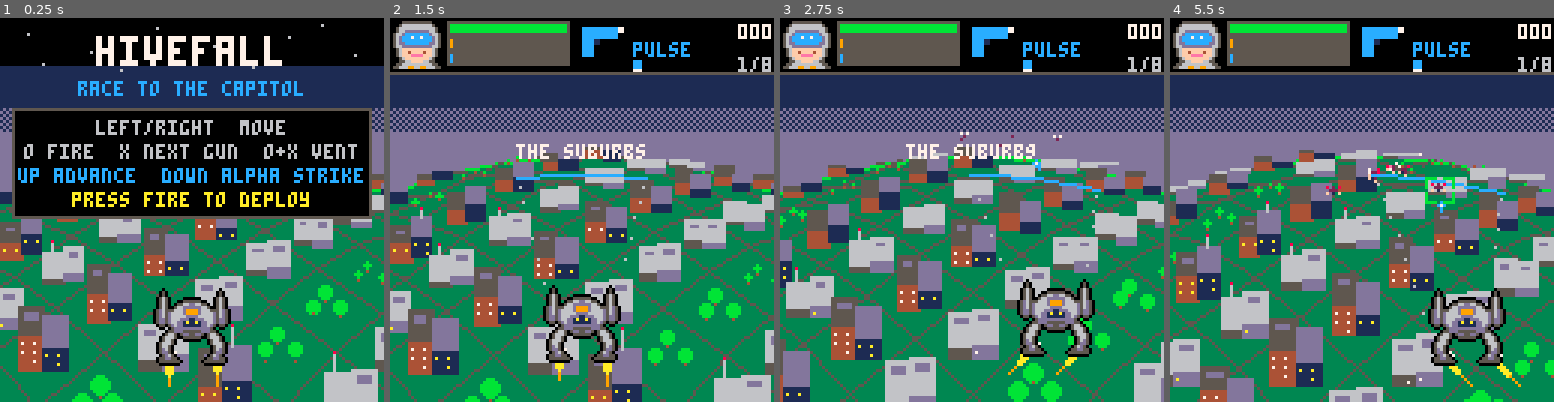
Above: before the commit, frames 1-4 (left to right).
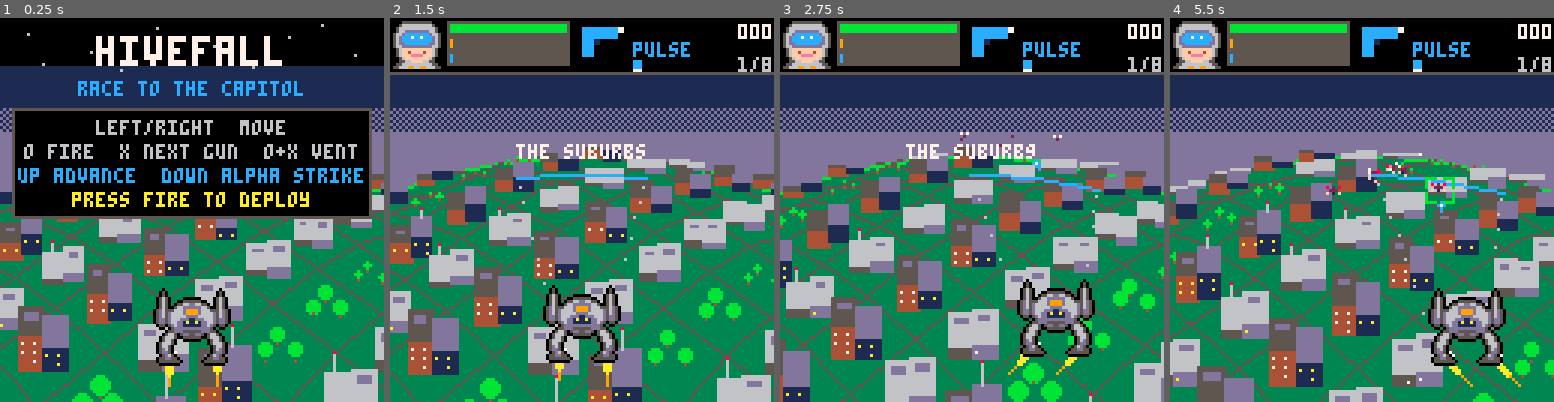
Above: after the commit, the same moments.

Repository: drachis/carts
Game: PICO-8 cartridge proj/hivefall/hivefall.p8
Same seed, same stepped clock (60 frames per second), same inputs: the game is played once before the commit and once after it.
Inputs:
- Up to frame 1 (0.25 s): no input
- Up to frame 2 (1.5 s): tap X (X key) at 0.33, 1.07 s; tap O (Z key) at 0.7 s
- Up to frame 3 (2.75 s): hold Right 1.6-2.1 s; tap O (Z key) at 1.7, 2.1, 2.5 s; tap X (X key) at 1.85 s; hold Up 2.15-2.42 s; hold Right from 2.47 s (still down)
- Up to frame 4 (5.5 s): tap O (Z key) every 0.4 s from 2.9 to 5.3 s; tap X (X key) at 2.97, 4.08, 5.2 s; release Right at 3.03 s; hold Left 3.08-3.58 s; hold Down 3.63-3.97 s; hold Right 4.02-4.68 s; hold Up 4.73-5.03 s; hold Left from 5.08 s (still down)

The runs differ from the first frame. In frame 1, 0.2% of the frame differs, in the area x 40-49%, y 92-100%; in frame 2, 0.3%; in frame 3, 0.6%, in the area x 42-82%, y 89-100%; in frame 4, 0.5%.

Commit message:
hivefall: towers slide off the bottom of the screen instead of popping out
test_city now rolls the capitol and measures the largest one-frame loss
of tower pixels in the bottom strip: 23% before this change, 3% after;
it fails above 15%.

Co-Authored-By: Claude Opus 5.5 <noreply@anthropic.com>

Diff:
--- a/proj/hivefall/tests/test_city.lua
+++ b/proj/hivefall/tests/test_city.lua
@@ -2,6 +2,12 @@
 -- the hill, for screenshots (city_100.png .. city_10.png), and what a full
 -- screen of towers costs. it checks the drawing runs at every state; whether
 -- the damage reads is for looking at the pictures.
+--
+-- then, at the capitol where towers are tallest, it rolls the city on
+-- and counts the tower pixels in a strip at the bottom of the screen
+-- every frame. a row of towers leaving the bottom should slide out of
+-- that strip; if the count ever falls by more than 15% in one frame,
+-- the towers popped out, and the test fails.
 
 function btn() return false end
 btnp=btn
@@ -14,8 +20,21 @@
 local states={100,70,40,10}
 -- a foe parked behind the crest keeps the city rolling for the pictures
 local parked
+local before,worst_drop=nil,0
 
 function _draw() end
+
+-- how many pixels in the bottom strip are not grass, road or tree
+function towers_at_bottom()
+ local count=0
+ for y=100,127,3 do
+  for x=0,127,2 do
+   local colour=pget(x,y)
+   if colour!=3 and colour!=5 and colour!=11 then count+=1 end
+  end
+ end
+ return count
+end
 
 function _update60()
  n+=1
@@ -25,17 +44,30 @@
   parked=spawn_foe(enemy_specs.skitter,0,far_z+2,0)
  end
  local shot=n\40+1
- city=states[shot] or 10
+ city=states[shot] or 100
  parked.z=far_z+2
  -- the suburbs untouched, then the capitol at three states of ruin
  wave=shot==1 and 1 or 8
+ -- the mech is moved aside so it is not counted as a tower
+ if n>170 then player.x=-200 end
  game_update()
  game_draw()
  if n%40==30 and states[shot] then
   printh("city at "..city..": cpu "..stat(1).." fps "..stat(7))
   dump_screen("city_"..city)
  end
- if n==170 then
+ if n>180 then
+  local now=towers_at_bottom()
+  if before and before>60 then
+   worst_drop=max(worst_drop,(before-now)/before)
+  end
+  before=now
+ end
+ if n==460 then
+  printh("largest one-frame loss of towers at the bottom: "..flr(worst_drop*100).."%")
+  if worst_drop>0.15 then
+   printh("error: towers popped out at the bottom of the screen")
+  end
   printh("ok city")
   extcmd("shutdown")
  end
--- a/proj/hivefall/world.lua
+++ b/proj/hivefall/world.lua
@@ -83,14 +83,14 @@
 
  local slide=travel/0.625%1
  local turn=travel\0.625
- for k=8,-1,-1 do
-  -- the front edge runs on off the bottom of the screen. 0.45 is far
-  -- enough for the tallest tower to leave it, and keeps depth well away
-  -- from 0, where the projection has no answer
-  local front=max(1.1+(k-slide)*0.625,0.45)
-  local back=min(1.525+(k-slide)*0.625,far_z)
+ -- rows are drawn to three below the mech's line: the tallest tower's
+ -- top is still on screen until its foot is that far past the bottom
+ -- edge, and a row dropped sooner makes its towers pop out
+ for k=8,-3,-1 do
+  local front=1.1+(k-slide)*0.625
+  local back=min(front+0.425,far_z)
   if back>front then
-   local row=(k+turn)%8
+   local row=(k+turn+8)%8
    for column=row%2,9,2 do
     local left=column*20-98
     local seed=(column*7+row*13)%20
